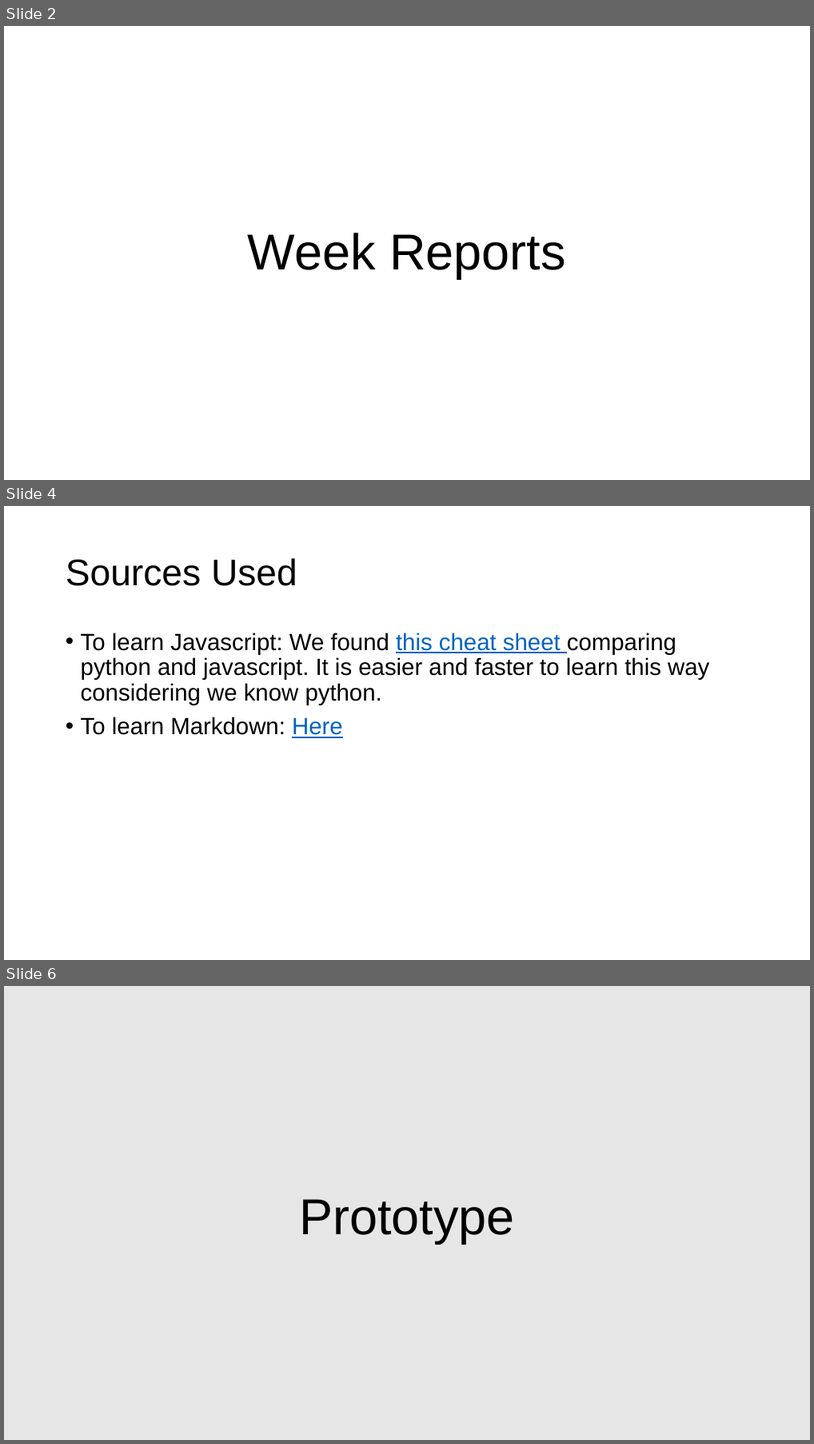
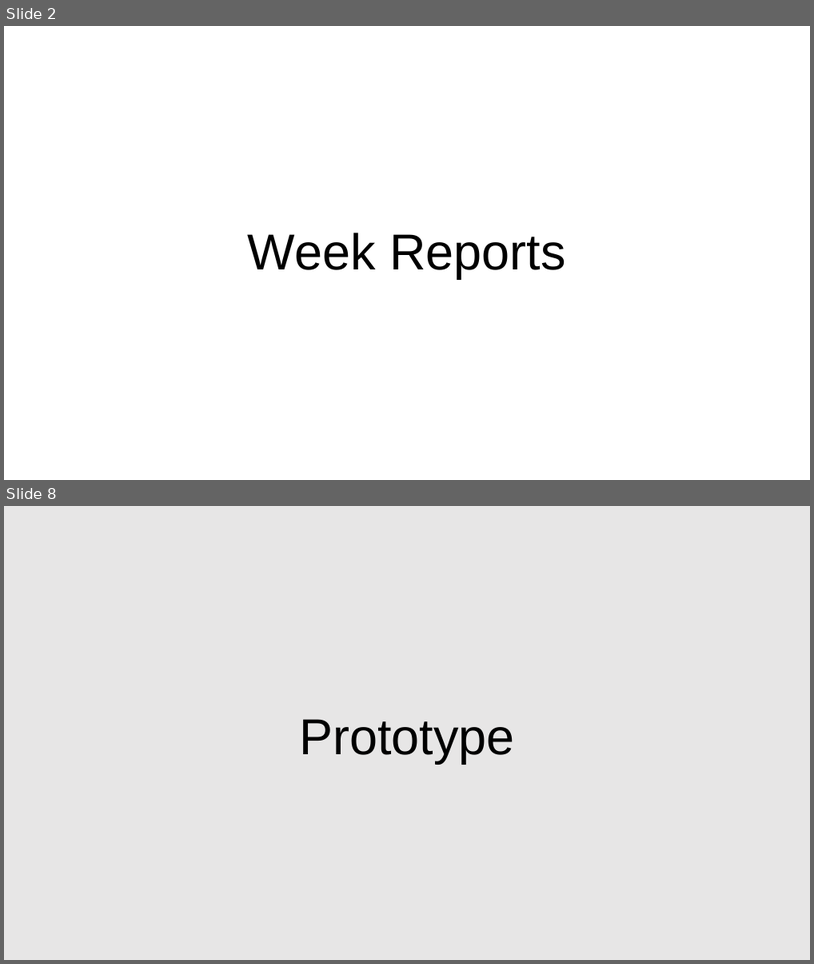
Before and after one commit to joehachemx/documentation-generator-pii, a slide deck: Extra/pii - presentation.pptx. Shown one above the other, each under a label of ours: slides 2, 4 and 6 before the commit, slides 2 and 8 after it; the slides between them are not shown. The pictures are 814x1444 and 814x964 pixels, drawn with LibreOffice and Linux fonts; fonts in the diff are those of the drawing. Boxes give left, top, right and bottom in pixels: in the first picture for what was removed or moved away, otherwise in the second. Text is boxed around its words. In the diff, an @@ line names an element or a change of style, - is before the commit and + after.

```diff
--- a/Extra/pii - presentation.pptx
+++ b/Extra/pii - presentation.pptx
@@ slide 4 removed at [4,506,810,960], background #FFFFFF @@
@@ title removed at [66,558,298,586] @@
-Sources Used
@@ text removed at [81,632,710,738] @@
-• To learn Javascript: We found this cheat sheet comparing python and javascript. It is easier and faster to learn this way considering we know python.
-• To learn Markdown: Here
@@ what was slide 6 is now slide 8 @@
```
Also in this commit, not shown: 2 slides changed, 3 slides added, 2 other files.
